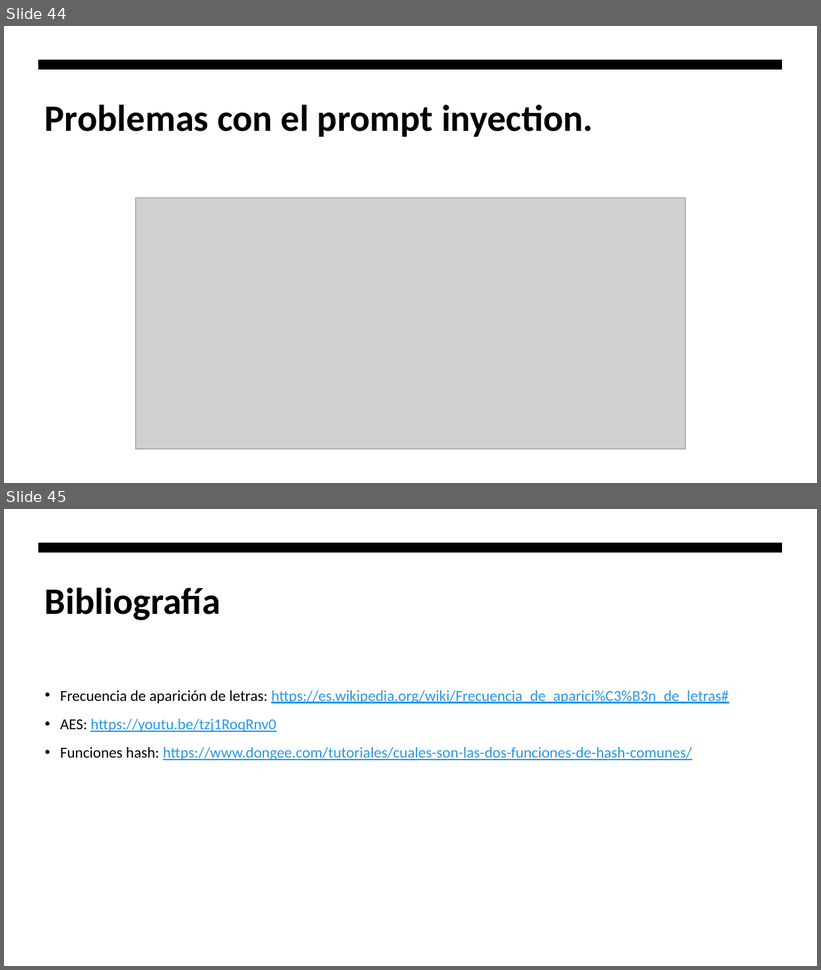
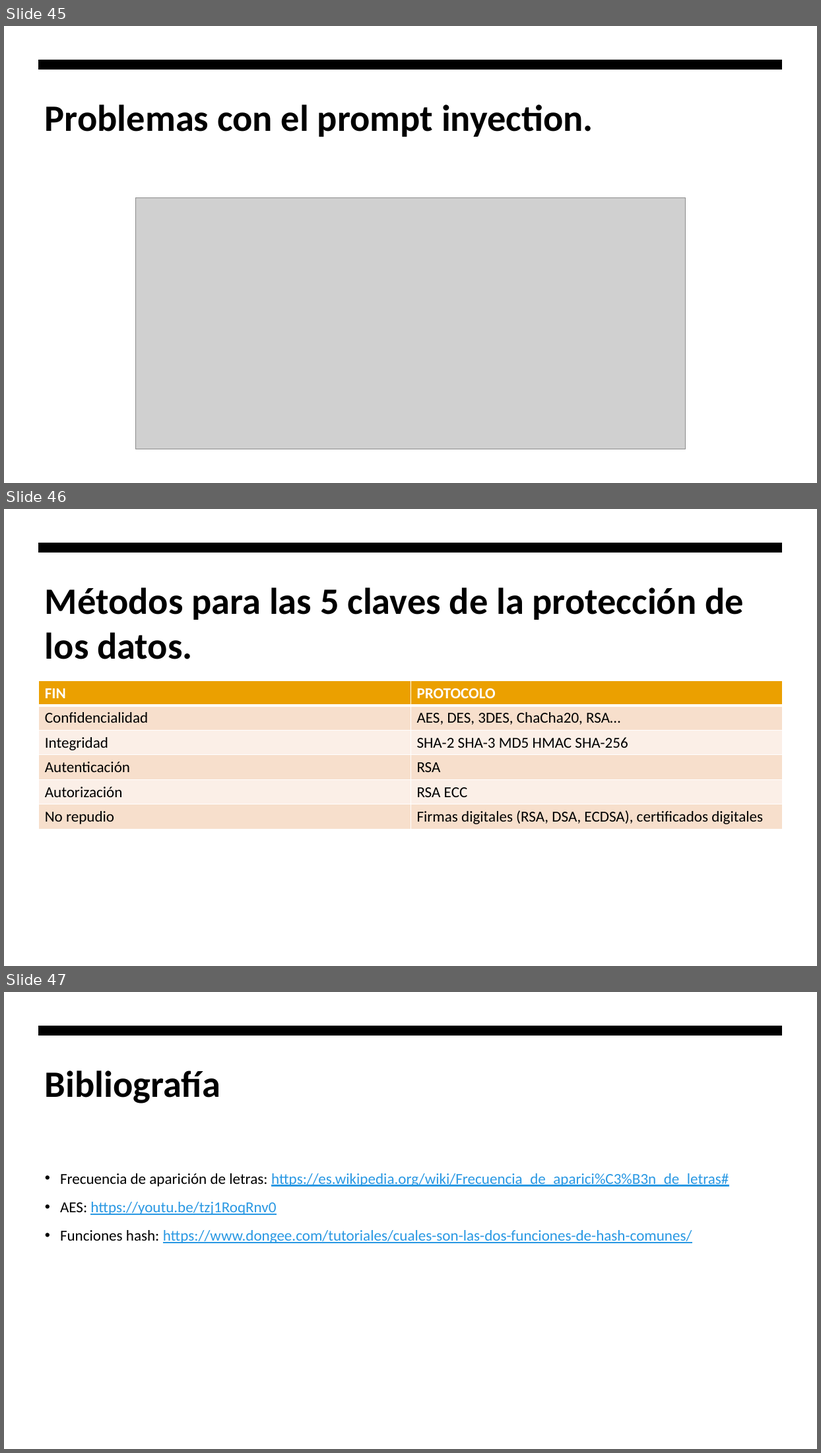
Before and after one commit to hombrefrustrado/criptografia-presentaci-n, a slide deck: criptografía teorica.pptx. Shown one above the other, each under a label of ours: slides 44 and 45 before the commit, slides 45, 46 and 47 after it. The pictures are 821x970 and 821x1453 pixels, drawn with LibreOffice and Linux fonts; fonts in the diff are those of the drawing; grey boxes stand for pictures. Boxes give left, top, right and bottom in pixels: in the first picture for what was removed or moved away, otherwise in the second. Text is boxed around its words. In the diff, an @@ line names an element or a change of style, - is before the commit and + after.

```diff
--- a/criptografía teorica.pptx
+++ b/criptografía teorica.pptx
@@ slide 46 added at [4,509,817,966], background #FFFFFF; not listed: 1 template element that a slide beside it also shows @@
@@ title added at [45,588,744,659], 44 pt, text #000000, bold @@
+Métodos para las 5 claves de la protección de los datos.
@@ table added at [39,681,783,848], 6 rows, 2 columns @@
+FIN | PROTOCOLO
+Confidencialidad | AES, DES, 3DES, ChaCha20, RSA…
+Integridad | SHA-2 SHA-3 MD5 HMAC SHA-256
+Autenticación | RSA
+Autorización | RSA ECC
+No repudio | Firmas digitales (RSA, DSA, ECDSA), certificados digitales
@@ what was slide 44 is now slide 45 @@
@@ what was slide 45 is now slide 47 @@
```
Also in this commit, not shown: 5 slides changed, 1 other slide added, 6 other files.
